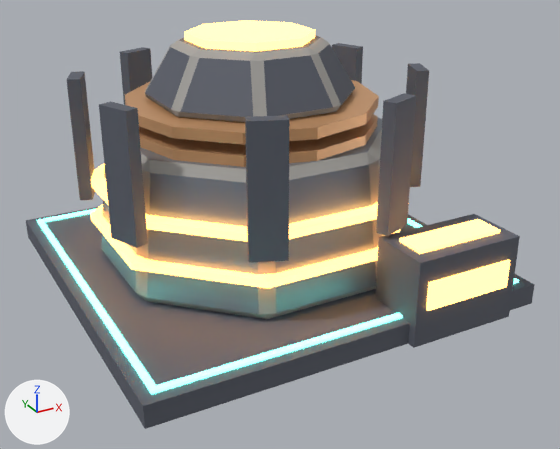
Before and after pictures for a commit that changed the glTF model arte/modelos/maquinas/fornalha/fornalha_sem_textura.glb.
The view is the same before and after, from a 50 mm camera at (-1.62, -3.17, 1.8) aimed at (0.04, -0.17, 0.3). The lights are fixed; the arrows at lower left show +X, +Y and +Z. The older version comes first. Where no turn or scale is listed for an object, it has been applied to the vertices. Vertices at exactly the same position are counted once.

Names of what the first picture shows: 'fornalha'.
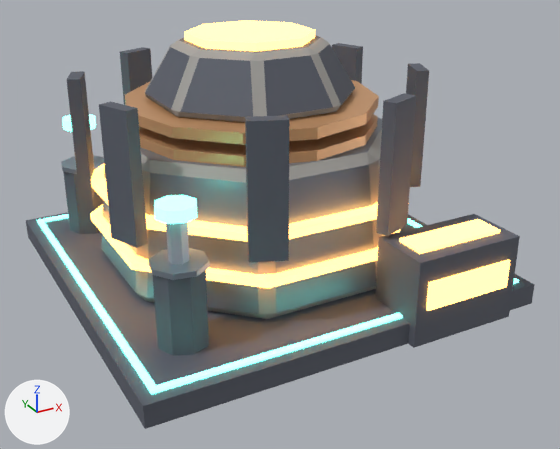
What differs and where, as boxes (x1, y1, x2, y2) in the pictures (560 x 449 px; the box of a moved part takes in the faces that stretch with it):
'fornalha_pistao1', added
    after: (154, 195, 197, 264)
    faces in mat_p_cristal (cyan #6cffe1, glowing cyan #6cffe1): (154, 195, 197, 224)
    faces in mat_p_metal (light grey #adb5bf): (166, 222, 189, 264)
'fornalha_pistao0', added
    after: (62, 114, 96, 132)
part 1 of me_fornalha_corpo, added
    after: (63, 172, 103, 234)
part 2 of me_fornalha_corpo, added
    after: (153, 270, 209, 356)
part 3 of me_fornalha_corpo, added
    after: (61, 155, 104, 174)
part 4 of me_fornalha_corpo, added
    after: (148, 248, 210, 280)
part 5 of me_fornalha_corpo, moved or reshaped (mostly hidden)
    both: (91, 114, 378, 262)

Diff of the bpy script that builds the scene:
```diff
--- a/arte/modelos/maquinas/fornalha/fornalha_sem_textura.glb.py
+++ b/arte/modelos/maquinas/fornalha/fornalha_sem_textura.glb.py
@@ mat_p_metal @@
+mat_p_metal = principled_material('P_Metal')
+mat_p_metal.base_color = (0.42, 0.46, 0.52)  # light grey #adb5bf
+mat_p_metal.metallic = 0.3
@@ me_fornalha_corpo @@
 # used by ob_fornalha; location = (0.0, 0.0, 0.0)
-me_fornalha_corpo.from_pydata(...)  # 360 vertices, 628 faces; spans x -0.95..0.95, y -1.0..1.0, z 0.0..1.18
+me_fornalha_corpo.from_pydata(...)  # 424 vertices, 740 faces; spans x -0.95..0.95, y -1.0..1.0, z 0.0..1.18
+# me_fornalha_corpo part 1: a new loose piece, an 8-sided cylinder along z spanning x -0.77..-0.55, y 0.59..0.81, z 0.1..0.44, in mat_p_escuro (dark grey #595d69)
+# me_fornalha_corpo part 2: a new loose piece, an 8-sided cylinder along z spanning x -0.77..-0.55, y -0.73..-0.51, z 0.1..0.44, in mat_p_escuro (dark grey #595d69)
+# me_fornalha_corpo part 3: a new loose piece, an 8-sided cylinder along z spanning x -0.778..-0.542, y 0.582..0.818, z 0.442..0.466, in mat_p_aco (grey #8b95a2)
+# me_fornalha_corpo part 4: a new loose piece, an 8-sided cylinder along z spanning x -0.778..-0.542, y -0.738..-0.502, z 0.442..0.466, in mat_p_aco (grey #8b95a2)
+# me_fornalha_corpo part 5
+# 32 faces are deleted
+# 18 new faces join them, mat_p_cobre (beige #e5ad7c)
+# 14 new faces join them, mat_p_fogo (orange #ffb359, glowing orange #ffb359)
+# other edits to the shape of me_fornalha_corpo do not show in these pictures
 me_fornalha_corpo.materials.append(mat_p_concreto)
@@ me_fornalha_pistao1 @@
+me_fornalha_pistao1.from_pydata(...)  # a 6-sided cylinder along z spanning x -0.036..0.036, y -0.041..0.041, z 0.0..0.22, material slot 0; an 8-sided cylinder along z spanning x -0.085..0.085, y -0.085..0.085, z 0.215..0.265, material slot 1
+me_fornalha_pistao1.materials.append(mat_p_metal)  # light grey #adb5bf
+me_fornalha_pistao1.materials.append(mat_p_cristal)  # cyan #6cffe1, glowing cyan #6cffe1
@@ me_fornalha_pistao0 @@
+me_fornalha_pistao0.from_pydata(...)  # a 6-sided cylinder along z spanning x -0.036..0.036, y -0.041..0.041, z 0.0..0.22, material slot 0; an 8-sided cylinder along z spanning x -0.085..0.085, y -0.085..0.085, z 0.215..0.265, material slot 1
+me_fornalha_pistao0.materials.append(mat_p_metal)  # light grey #adb5bf
+me_fornalha_pistao0.materials.append(mat_p_cristal)  # cyan #6cffe1, glowing cyan #6cffe1
@@ ob_fornalha_pistao1 @@
+ob_fornalha_pistao1 = bpy.data.objects.new('fornalha_pistao1', me_fornalha_pistao1)
+ob_fornalha_pistao1.location = (-0.66, -0.62, 0.44)
@@ ob_fornalha_pistao0 @@
+ob_fornalha_pistao0 = bpy.data.objects.new('fornalha_pistao0', me_fornalha_pistao0)
+ob_fornalha_pistao0.location = (-0.66, 0.7, 0.44)
```
